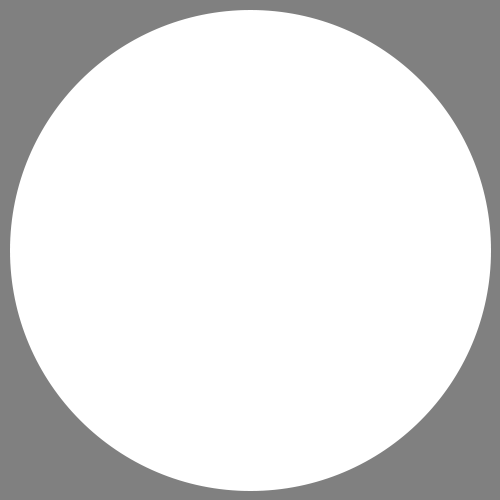
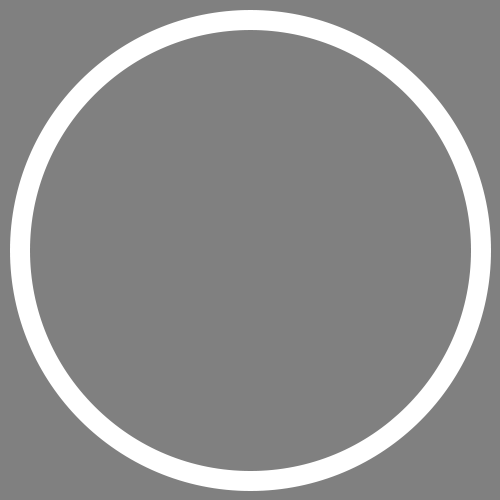
Two versions of the same layered image (500 × 500). Layer-by-layer changes:
showed "Outline" over [30, 30, 471, 471]
hid "Ellipse 1 copy 2" over [30, 30, 471, 471]
